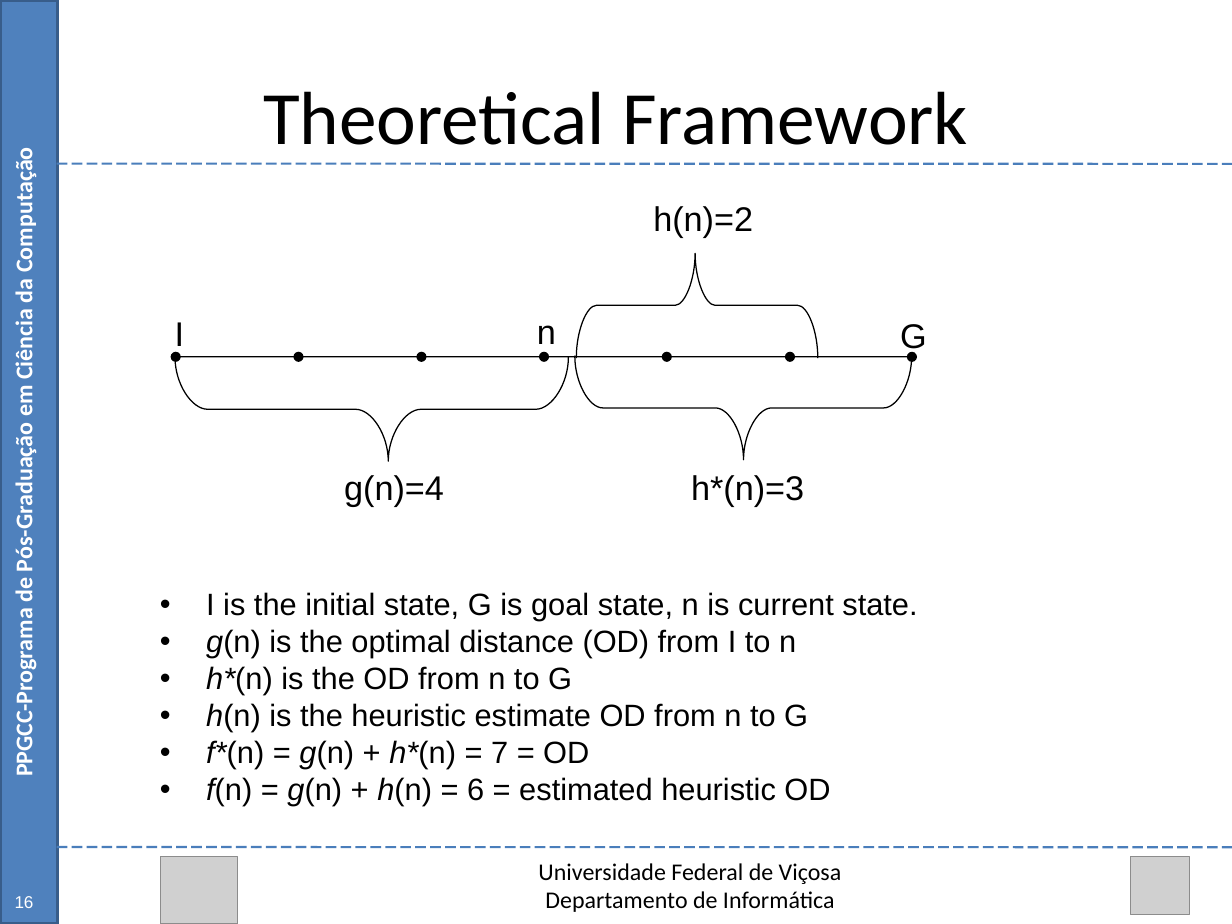
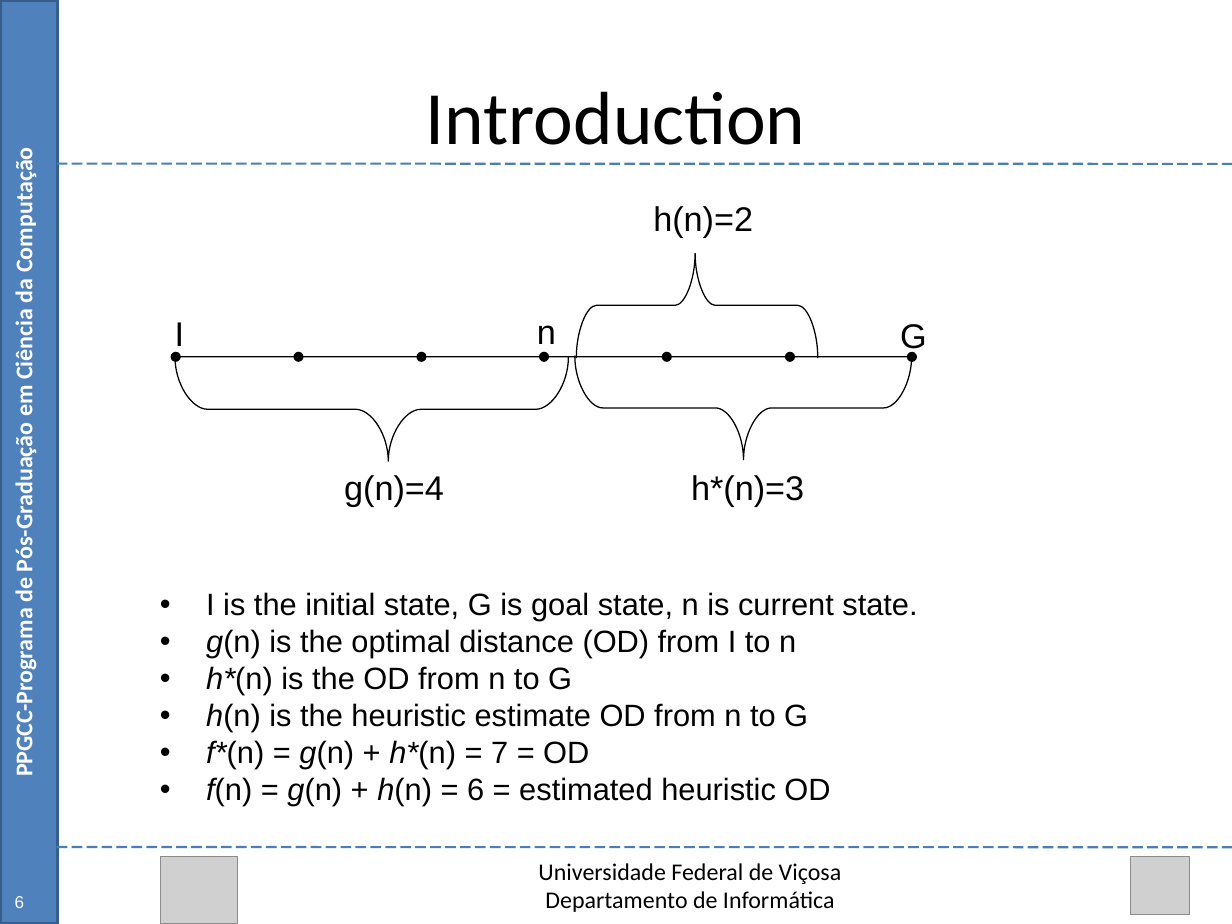
Before and after one commit to Marvinsky/research-marvin, a slide deck: slide 6 of latex/odp/selection heuristics.odp (slide 16 before the commit). Drawn at 1232x924 pixels with LibreOffice and Linux fonts; fonts in the diff are those of the drawing; grey boxes stand for pictures. Boxes give left, top, right and bottom in pixels: in the first picture for what was removed or moved away, otherwise in the second. Text is boxed around its words. In the diff, an @@ line names an element or a change of style, - is before the commit and + after.

```diff
--- a/latex/odp/selection heuristics.odp
+++ b/latex/odp/selection heuristics.odp
@@ text at bbox=[426, 91, 806, 145]: text changed @@
-Theoretical Framework
+Introduction
@@ page number at bbox=[15, 896, 25, 908]: text changed @@
-16
+6
```
Also in this commit, not shown: 9 other slides changed, 2 slides added.
